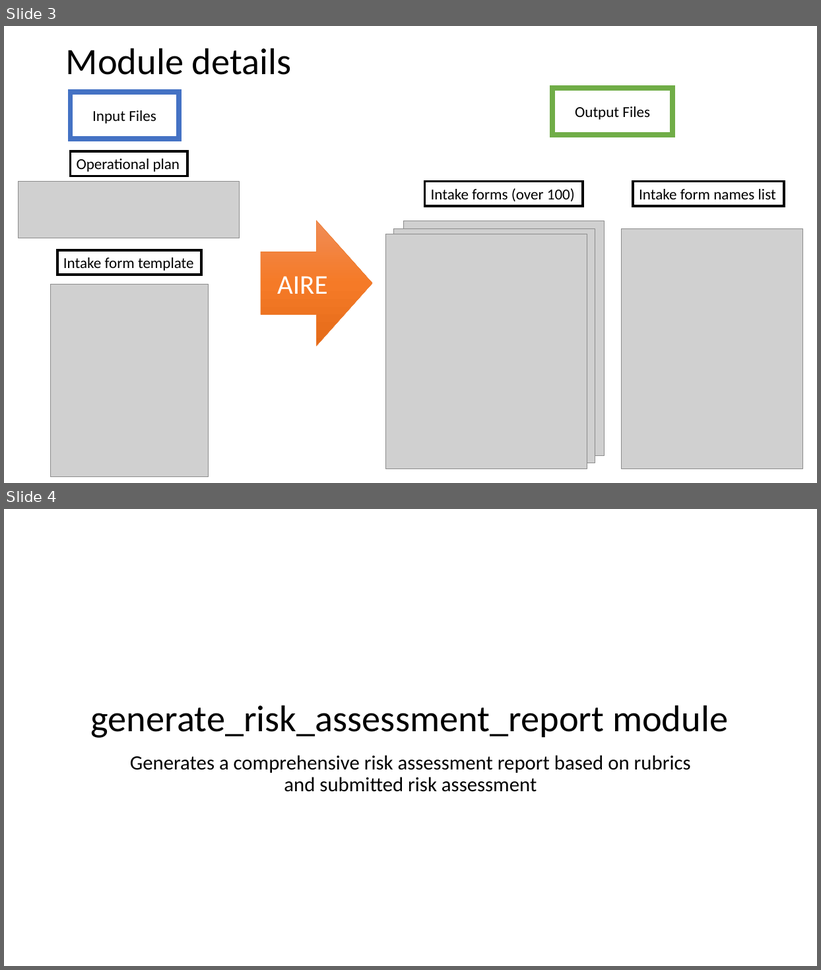
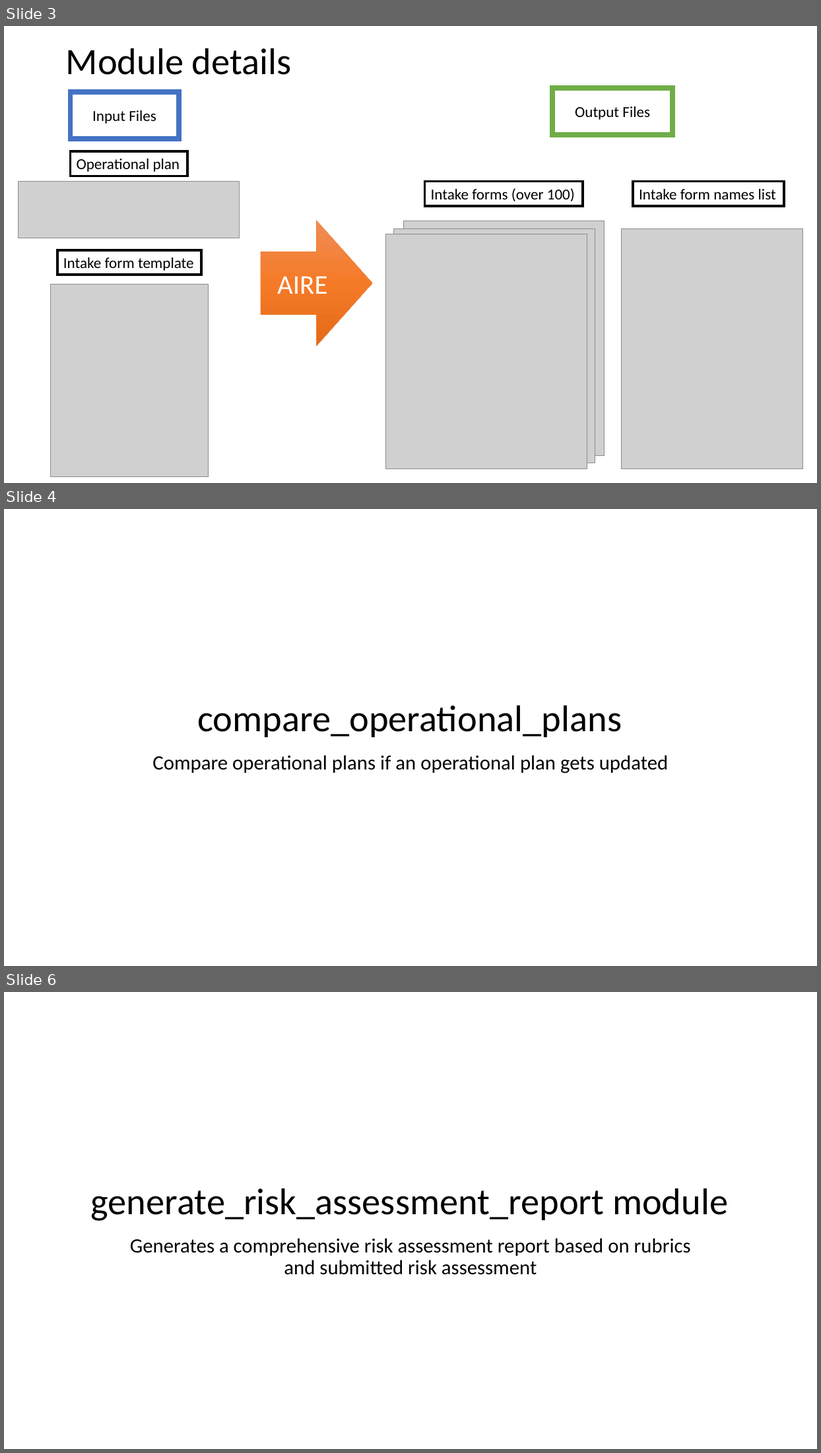
Before and after one commit to Syed-Nabeel02/AIREProject, a slide deck: documents/AIRE module documentation.pptx. Shown one above the other, each under a label of ours: slides 3 and 4 before the commit, slides 3, 4 and 6 after it; the slides between them are not shown. The pictures are 821x970 and 821x1453 pixels, drawn with LibreOffice and Linux fonts; fonts in the diff are those of the drawing; grey boxes stand for pictures. Boxes give left, top, right and bottom in pixels: in the first picture for what was removed or moved away, otherwise in the second. Text is boxed around its words. In the diff, an @@ line names an element or a change of style, - is before the commit and + after.

```diff
--- a/documents/AIRE module documentation.pptx
+++ b/documents/AIRE module documentation.pptx
@@ slide 4 added at bbox=[4, 509, 817, 966], background #FFFFFF @@
@@ title added at bbox=[197, 705, 622, 737], 44 pt, text #000000 @@
+compare_operational_plans
@@ subtitle added at bbox=[152, 755, 668, 774], 24 pt, text #000000 @@
+Compare operational plans if an operational plan gets updated
@@ what was slide 4 is now slide 6 @@
```
Also in this commit, not shown: 3 other slides added, 18 other files.
